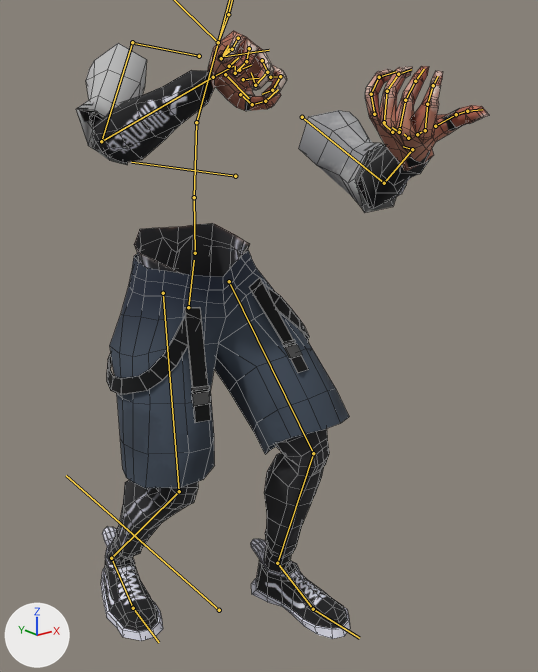
What one commit did to the FBX model Assets/6v6Shooter/Animations/[03] GunSpecific Animations/[Sniper] Balista Vortex FPS animations/Balista Vortex Cogh Animations.fbx.
The view is the same before and after, from a camera (50 mm lens) standing at (-0.97, -1.43, 1.323) and looking at (-0.004, -0.222, 0.839). The axes (+X, +Y, +Z) are drawn at lower left. The lights are the same throughout. Both versions are drawn at frame 36 of the action 'AN_FPS_Balista_CoghHFR'; the numbers are the values there. The bones that bend it are drawn over the model as lines. Mesh edges are drawn as thin lines.

The first picture shows 'SM_MaleBody_FPS', 'SM_Outfit1_Male_FPS'.
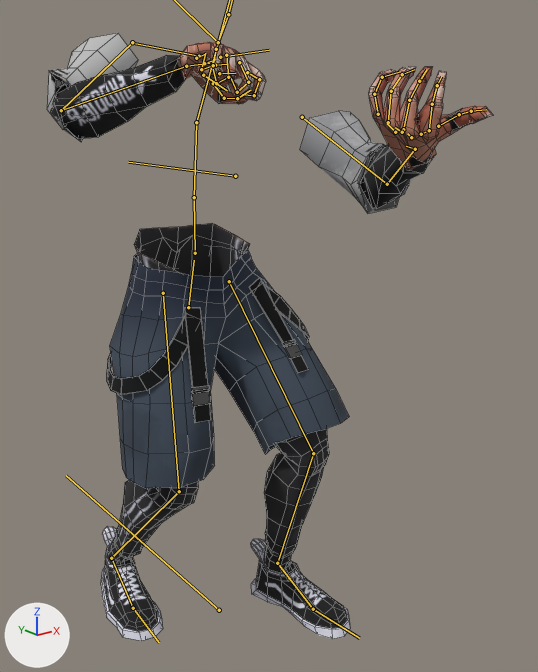
Commit message: [FIX] Reimported all balista anims

Where the change shows, as pixel boxes [x1, y1, x2, y2] in the pictures (538 x 672 px):
'SM_MaleBody_FPS', posed (11% wider)
    before: [90, 31, 489, 641]
    after: [50, 42, 493, 641]
'SM_Outfit1_Male_FPS', posed (10% wider)
    before: [76, 43, 396, 488]
    after: [47, 33, 399, 488]
bone 'DEF-upper_arm.L', root to tip
    before: (302, 117) to (384, 183)
    after: (302, 117) to (387, 184)
bone 'DEF-forearm.L', root to tip
    before: (384, 183) to (412, 149)
    after: (387, 184) to (415, 149)
bone 'DEF-upper_arm.R', root to tip
    before: (132, 42) to (101, 141)
    after: (132, 42) to (61, 110)
bone 'DEF-forearm.R', root to tip
    before: (101, 141) to (213, 77)
    after: (61, 110) to (186, 66)
bone 'DEF-hand.R', root to tip
    before: (213, 77) to (233, 66)
    after: (186, 66) to (209, 63)
bone 'DEF-thumb.01.R', root to tip
    before: (240, 94) to (252, 104)
    after: (213, 83) to (224, 98)
bone 'DEF-thumb.02.R', root to tip
    before: (252, 104) to (265, 101)
    after: (224, 98) to (237, 98)

What the commit changed:
Bone 'DEF-upper_arm.L' (bone_def_upper_arm_l) turns from (118, 37, 17) to (117, 36, 17) degrees about its own x, y and z.
Bone 'DEF-forearm.L' (bone_def_forearm_l) turns from (42, -10, 1) to (43, -11, 1) degrees about its own x, y and z.
Bone 'DEF-upper_arm.R' (bone_def_upper_arm_r) turns from (53, 10, 51) to (58, 12, 28) degrees about its own x, y and z.
Bone 'DEF-forearm.R' (bone_def_forearm_r) turns from (92, -62, 12) to (104, -52, 8) degrees about its own x, y and z.
Bone 'DEF-hand.R' (bone_def_hand_r) turns from (32, -159, -32) to (-110, -48, 108) degrees about its own x, y and z.
Bone 'DEF-hand.R' (bone_def_hand_r) is rescaled from (0.99, 1.03, 0.98) to (1.0, 1.02, 0.98).
Bone 'DEF-thumb.01.R' (bone_def_thumb_01_r) moves from (-0.002, 0.002, 0.006) to (0.005, -0.002, 0.006).
Bone 'DEF-thumb.01.R' (bone_def_thumb_01_r) turns from (14, 3, -24) to (20, 7, -36) degrees about its own x, y and z.
Bone 'DEF-thumb.02.R' (bone_def_thumb_02_r) turns from (19, -30, 10) to (17, -38, 14) degrees about its own x, y and z.
